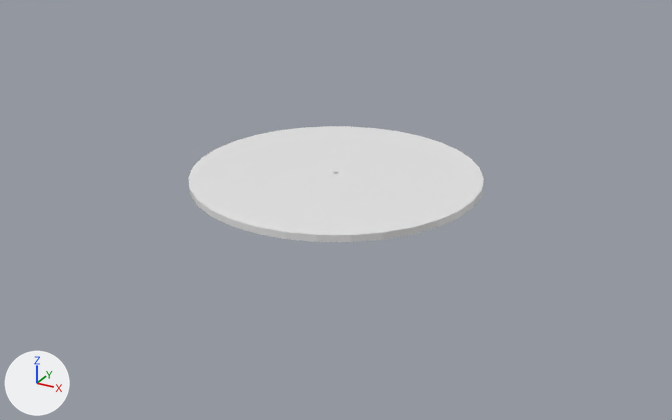
The FBX model Assets/Models/Regular Courses/Goalpatch.fbx: old version first, new version second.
Camera for both pictures: a 50 mm camera at (7.04, -12.8, 5.83) aimed at (0.11, -0.2, -0.46). Lighting does not change. The marker at lower left points along +X, +Y and +Z.
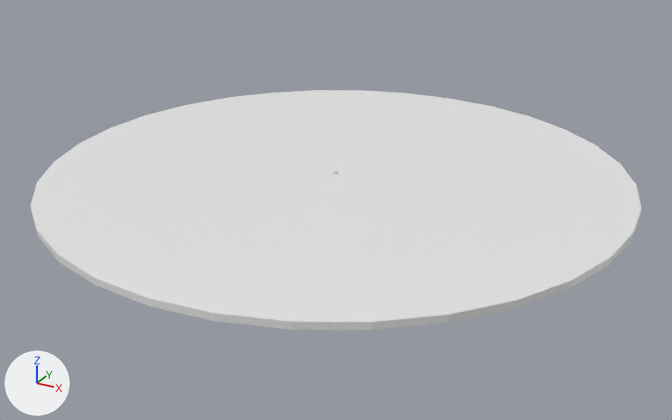
The newer file is also rescaled (x0.5) as a whole; pictures and numbers use the older file's frame.

Pixel boxes [x1, y1, x2, y2] of what changed, in the pictures (672 x 420 px):
'Circle', reshaped (106% wider, 106% taller)
    before: [188, 126, 484, 242]
    after: [31, 90, 641, 330]

The change in detail:
me_circle is used by ob_circle; location (0.0, 0.0, 0.0).
me_circle had 224 vertices, 166 faces and spanned x -2.46..2.46, y -2.46..2.46, z 0.0..0.11.
me_circle now has 224 vertices, 166 faces and spans x -4.92..4.92, y -4.92..4.92, z 0.0..0.11.
me_circle part 1: 64 of the vertices in x -2.46..2.46, y -2.46..2.46, z 0.0..0.11 are scaled about their middle by (2, 2, 1).
